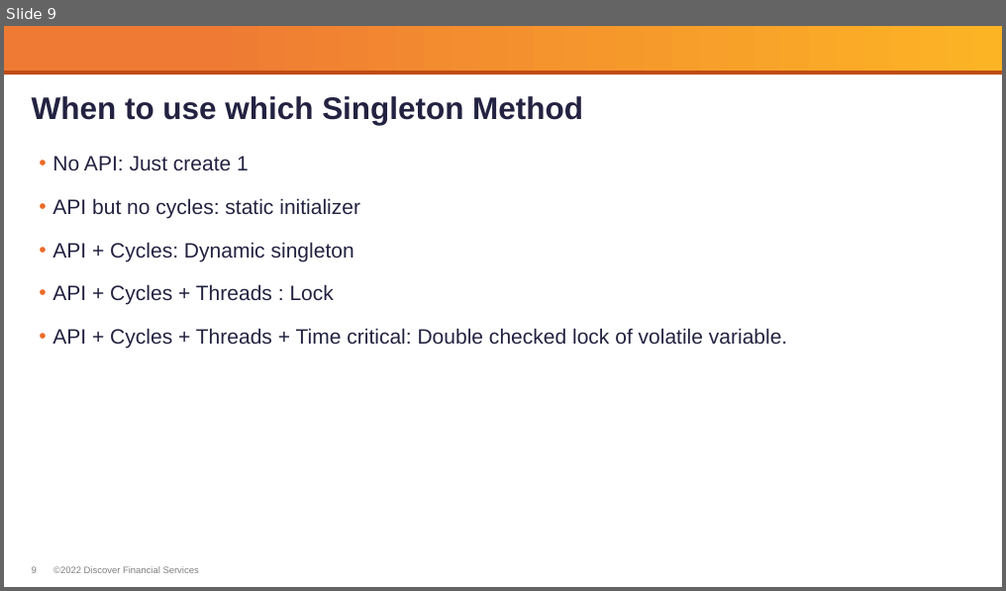
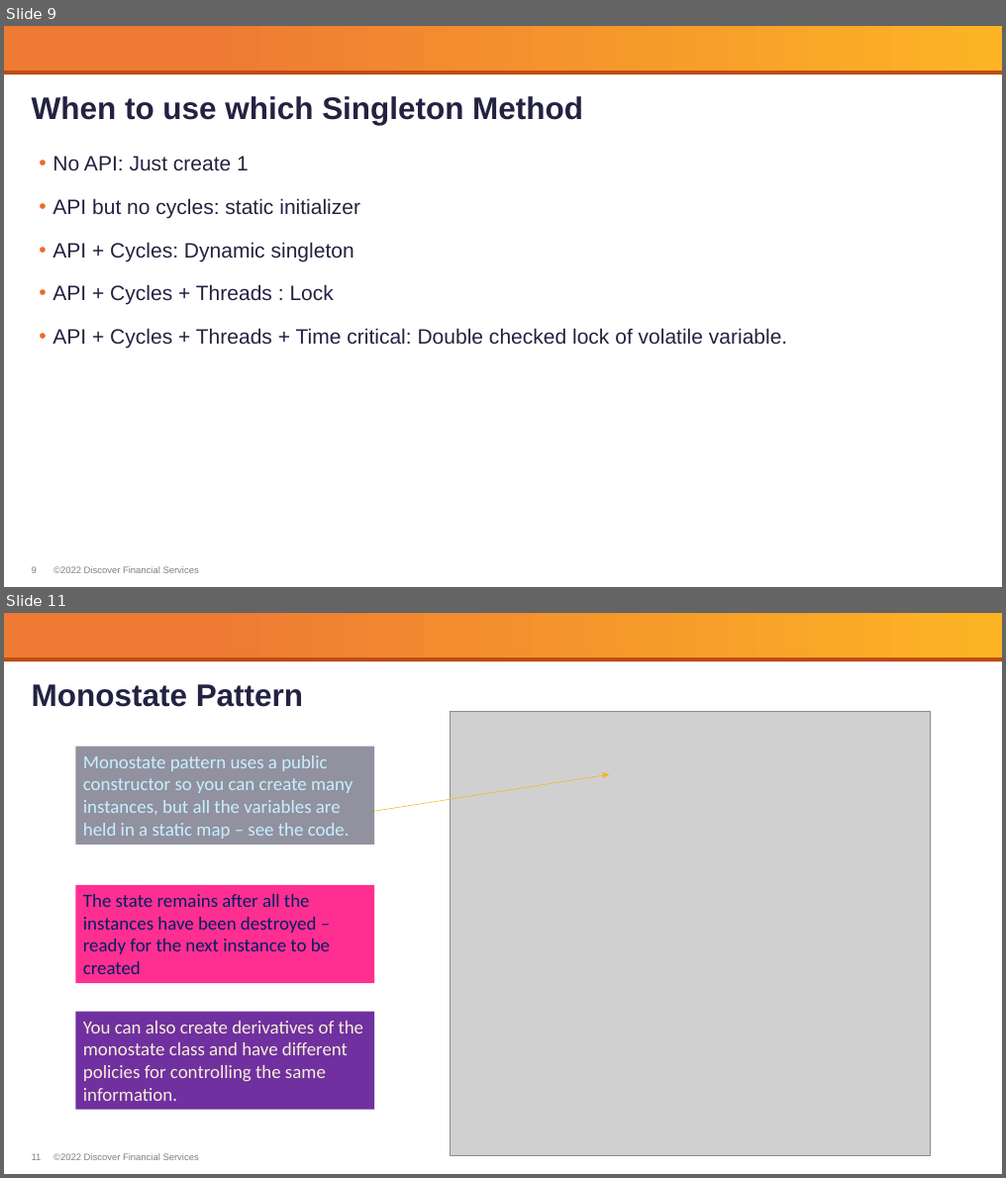
Before and after one commit to rupertwaldron/CleanCoders, a slide deck: Presentations/32a- Clean Code - Design Patterns - Singleton Pattern.pptx. Shown one above the other, each under a label of ours: slide 9 before the commit, slides 9 and 11 after it; the slides between them are not shown. The pictures are 1006x591 and 1006x1178 pixels, drawn with LibreOffice and Linux fonts; fonts in the diff are those of the drawing; grey boxes stand for pictures; background and template pictures are left out. Boxes give left, top, right and bottom in pixels: in the first picture for what was removed or moved away, otherwise in the second. Text is boxed around its words. In the diff, an @@ line names an element or a change of style, - is before the commit and + after.

```diff
--- a/Presentations/32a- Clean Code - Design Patterns - Singleton Pattern.pptx
+++ b/Presentations/32a- Clean Code - Design Patterns - Singleton Pattern.pptx
@@ slide 11 added at (x1=4, y1=613, x2=1002, y2=1174), background #FFFFFF; not listed: 4 template elements that a slide beside it also shows @@
@@ title added at (x1=32, y1=684, x2=303, y2=707), 30 pt, text #232241, bold @@
+Monostate Pattern
@@ picture added at (x1=450, y1=711, x2=931, y2=1156) @@
@@ rectangle added at (x1=76, y1=747, x2=374, y2=845), fill #9191A0, 18 pt, text #C6F0FF @@
+Monostate pattern uses a public constructor so you can create many instances, but all the variables are held in a static map – see the code.
@@ arrow added from (374, 811) to (609, 774), #FCB116 0.5 pt @@
@@ rectangle added at (x1=76, y1=885, x2=374, y2=983), fill #FF2F92, 18 pt, text #002060 @@
+The state remains after all the instances have been destroyed – ready for the next instance to be created
@@ rectangle added at (x1=76, y1=1011, x2=374, y2=1109), fill #7030A0, 18 pt, text #F5EFD7 @@
+You can also create derivatives of the monostate class and have different policies for controlling the same information.
```
Also in this commit, not shown: 1 slide changed, 1 other slide added, 7 other files.
